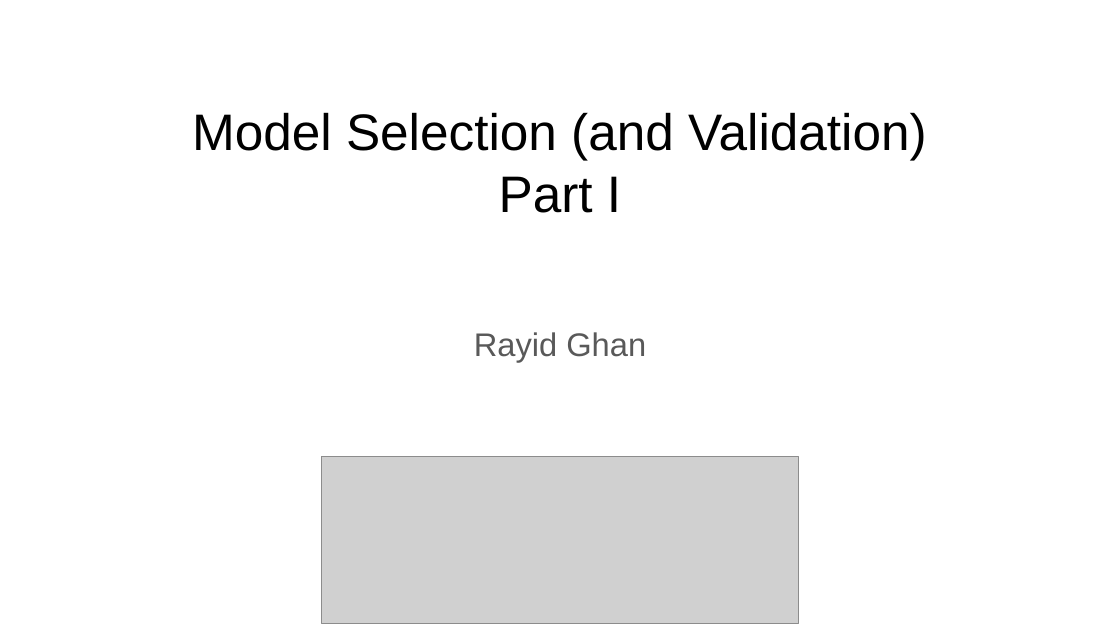
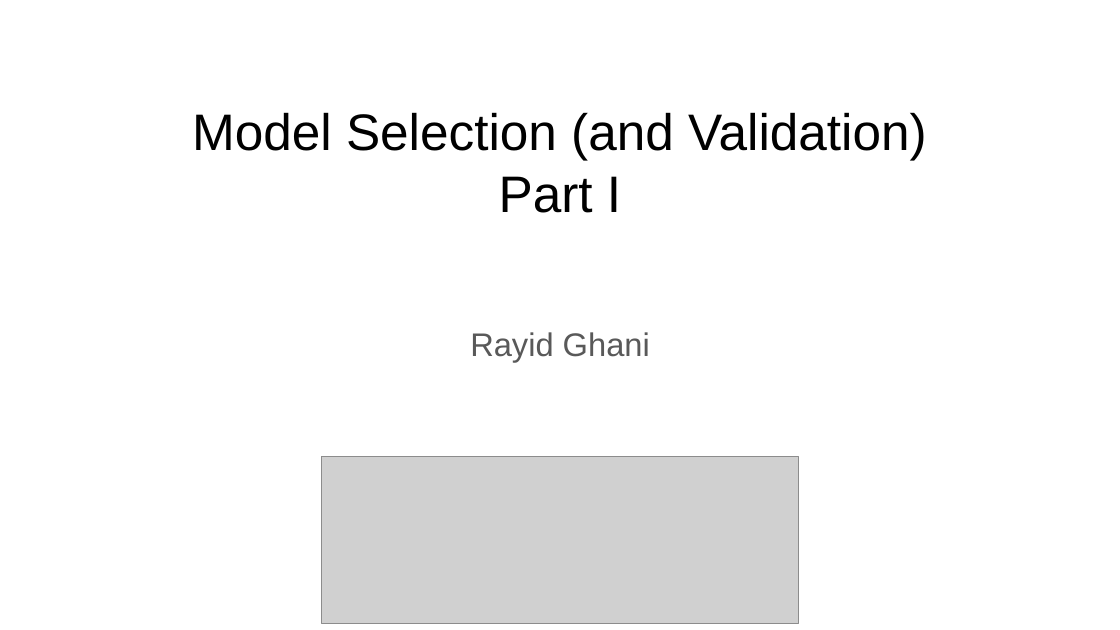
Before and after one commit to dssg/mlforpublicpolicylab, a slide deck: slide 1 of Lectures/10-model-selection-and-validation-part-1.pptx. Drawn at 1120x630 pixels with LibreOffice and Linux fonts; fonts in the diff are those of the drawing; grey boxes stand for pictures. Boxes give left, top, right and bottom in pixels: in the first picture for what was removed or moved away, otherwise in the second. Text is boxed around its words. In the diff, an @@ line names an element or a change of style, - is before the commit and + after.

Commit message:
updated

```diff
--- a/Lectures/10-model-selection-and-validation-part-1.pptx
+++ b/Lectures/10-model-selection-and-validation-part-1.pptx
@@ text at [470, 332, 650, 362]: text changed @@
-Rayid Ghan
+Rayid Ghani
```
